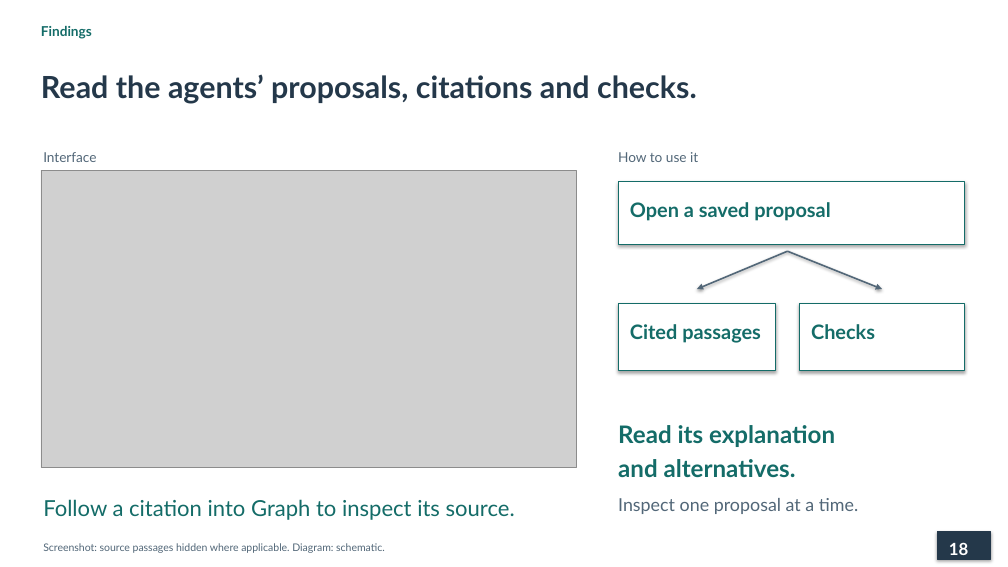
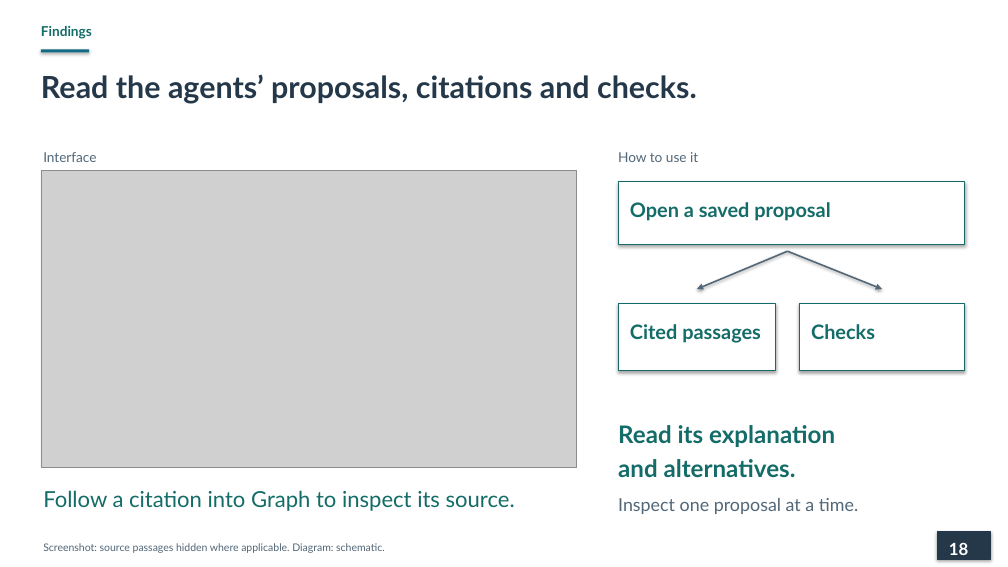
Before and after one commit to lopentu/cohort, a slide deck: slide 18 of docs/presentation/cohort-pnc-2026-main.pptx. Drawn at 1008x567 pixels with LibreOffice and Linux fonts; fonts in the diff are those of the drawing; grey boxes stand for pictures. Boxes give left, top, right and bottom in pixels: in the first picture for what was removed or moved away, otherwise in the second. Text is boxed around its words. In the diff, an @@ line names an element or a change of style, - is before the commit and + after.

```diff
--- a/docs/presentation/cohort-pnc-2026-main.pptx
+++ b/docs/presentation/cohort-pnc-2026-main.pptx
@@ rectangle added at bbox=[41, 49, 89, 52], fill #126B85 @@
@@ text "Follow a citation into Graph ...": place and size @@
-text "Follow a citation into Graph ..." at bbox=[43, 499, 515, 520]
+text "Follow a citation into Graph ..." at bbox=[43, 490, 515, 511]
```
Also in this commit, not shown: 19 other slides changed, 1 other file.
